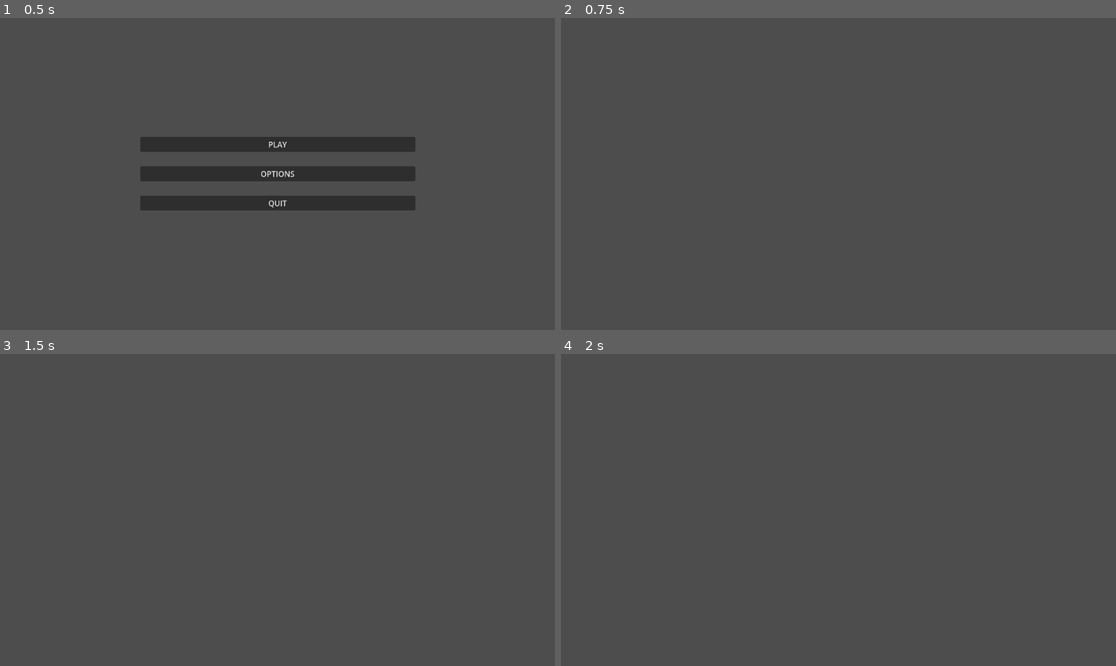
Above: before the commit, frames 1-4 (two rows, left to right).
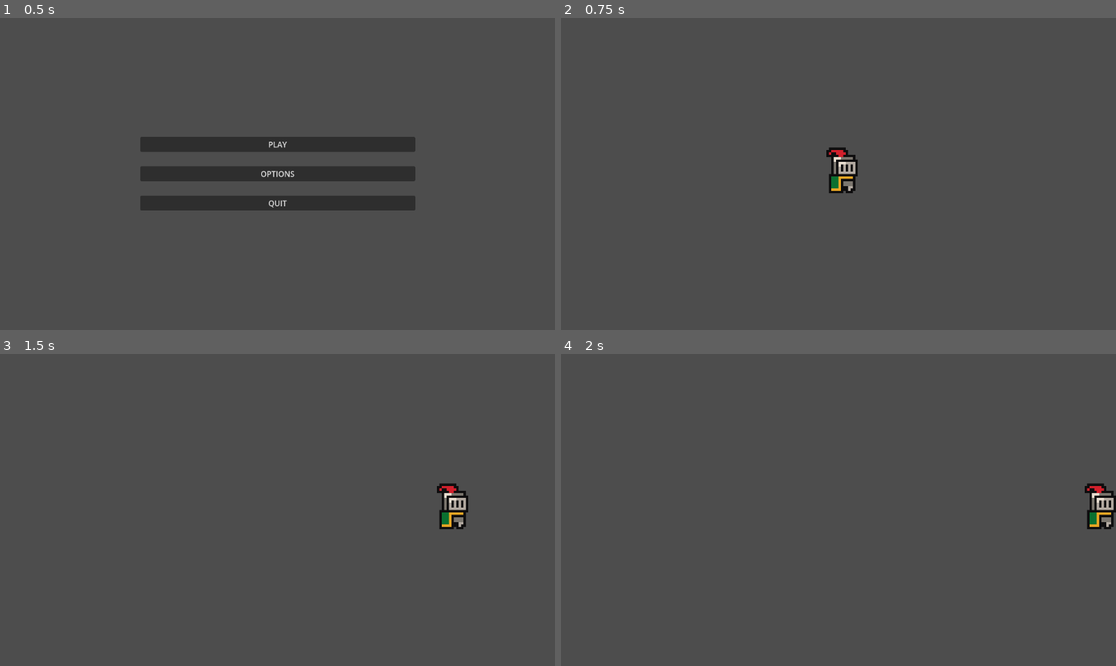
Above: after the commit, the same moments.

Repository: Pomalec/Wild-and-proud-jam
Game: Godot game, scene res://Scenes/menu.tscn
Same seed, same stepped clock (60 frames per second), same inputs: the game is played once before the commit and once after it.
Inputs:
- Up to frame 1 (0.5 s): no input
- Up to frame 2 (0.75 s): click "PLAY" at 0.5 s
- Up to frame 3 (1.5 s): tap Enter (ui_accept) at 1.25 s; hold D (move_right, bound only after the commit) from 1.28 s (still down)
- Up to frame 4 (2 s): keep holding D (move_right, bound only after the commit); tap Enter (ui_accept) at 1.52 s

Frame 1 is identical in both runs. In frame 2, 0.7% of the frame differs, in the area x 47-54%, y 41-57%; in frame 3, 0.7%; in frame 4, 0.7%, in the area x 94-100%, y 41-57%.

Commit message:
adding some assests and player mov

Diff:
--- /dev/null
+++ b/Player.gd
@@ -0,0 +1,15 @@
+extends CharacterBody2D
+
+
+const SPEED = 300.0
+const JUMP_VELOCITY = -400.0
+
+# Get the gravity from the project settings to be synced with RigidBody nodes.
+
+
+
+func _physics_process(delta):
+	var direction = Input.get_vector("move_left","move_right","move_up","move_down")
+	velocity = direction * 600
+
+	move_and_slide()
--- a/firstscene.tscn
+++ b/firstscene.tscn
@@ -1,3 +1,11 @@
-[gd_scene format=3 uid="uid://c5xr6c13fxi8g"]
+[gd_scene load_steps=2 format=3 uid="uid://c5xr6c13fxi8g"]
+
+[ext_resource type="PackedScene" uid="uid://cd58773jd7sks" path="res://scenes/player.tscn" id="1_cc5r5"]
 
 [node name="Node2D" type="Node2D"]
+
+[node name="Player" parent="." instance=ExtResource("1_cc5r5")]
+
+[node name="Camera2D" type="Camera2D" parent="Player"]
+zoom = Vector2(5, 5)
+position_smoothing_enabled = true
--- a/project.godot
+++ b/project.godot
@@ -23,6 +23,30 @@
 
 project/assembly_name="Wild and proud jam"
 
+[input]
+
+move_down={
+"deadzone": 0.5,
+"events": [Object(InputEventKey,"resource_local_to_scene":false,"resource_name":"","device":-1,"window_id":0,"alt_pressed":false,"shift_pressed":false,"ctrl_pressed":false,"meta_pressed":false,"pressed":false,"keycode":0,"physical_keycode":83,"key_label":0,"unicode":115,"echo":false,"script":null)
+]
+}
+move_up={
+"deadzone": 0.5,
+"events": [Object(InputEventKey,"resource_local_to_scene":false,"resource_name":"","device":-1,"window_id":0,"alt_pressed":false,"shift_pressed":false,"ctrl_pressed":false,"meta_pressed":false,"pressed":false,"keycode":0,"physical_keycode":87,"key_label":0,"unicode":119,"echo":false,"script":null)
+]
+}
+move_right={
+"deadzone": 0.5,
+"events": [Object(InputEventKey,"resource_local_to_scene":false,"resource_name":"","device":-1,"window_id":0,"alt_pressed":false,"shift_pressed":false,"ctrl_pressed":false,"meta_pressed":false,"pressed":false,"keycode":0,"physical_keycode":68,"key_label":0,"unicode":100,"echo":false,"script":null)
+]
+}
+move_left={
+"deadzone": 0.5,
+"events": [Object(InputEventKey,"resource_local_to_scene":false,"resource_name":"","device":-1,"window_id":0,"alt_pressed":false,"shift_pressed":false,"ctrl_pressed":false,"meta_pressed":false,"pressed":false,"keycode":0,"physical_keycode":65,"key_label":0,"unicode":97,"echo":false,"script":null)
+]
+}
+
 [rendering]
 
+textures/canvas_textures/default_texture_filter=0
 renderer/rendering_method="gl_compatibility"
--- /dev/null
+++ b/scenes/player.tscn
@@ -0,0 +1,54 @@
+[gd_scene load_steps=9 format=3 uid="uid://cd58773jd7sks"]
+
+[ext_resource type="Script" path="res://Player.gd" id="1_n2oja"]
+[ext_resource type="Texture2D" uid="uid://yg5lchatnpbb" path="res://assets/sprites/knight.png" id="2_50rk8"]
+
+[sub_resource type="CircleShape2D" id="CircleShape2D_bumtw"]
+
+[sub_resource type="AtlasTexture" id="AtlasTexture_gujrg"]
+atlas = ExtResource("2_50rk8")
+region = Rect2(0, 0, 32, 32)
+
+[sub_resource type="AtlasTexture" id="AtlasTexture_3qooy"]
+atlas = ExtResource("2_50rk8")
+region = Rect2(32, 0, 32, 32)
+
+[sub_resource type="AtlasTexture" id="AtlasTexture_w7fgx"]
+atlas = ExtResource("2_50rk8")
+region = Rect2(64, 0, 32, 32)
+
+[sub_resource type="AtlasTexture" id="AtlasTexture_5intb"]
+atlas = ExtResource("2_50rk8")
+region = Rect2(96, 0, 32, 32)
+
+[sub_resource type="SpriteFrames" id="SpriteFrames_2knut"]
+animations = [{
+"frames": [{
+"duration": 1.0,
+"texture": SubResource("AtlasTexture_gujrg")
+}, {
+"duration": 1.0,
+"texture": SubResource("AtlasTexture_3qooy")
+}, {
+"duration": 1.0,
+"texture": SubResource("AtlasTexture_w7fgx")
+}, {
+"duration": 1.0,
+"texture": SubResource("AtlasTexture_5intb")
+}],
+"loop": true,
+"name": &"default",
+"speed": 10.0
+}]
+
+[node name="Player" type="CharacterBody2D"]
+script = ExtResource("1_n2oja")
+
+[node name="CollisionShape2D" type="CollisionShape2D" parent="."]
+position = Vector2(1, -1)
+shape = SubResource("CircleShape2D_bumtw")
+
+[node name="AnimatedSprite2D" type="AnimatedSprite2D" parent="."]
+position = Vector2(2, -4)
+sprite_frames = SubResource("SpriteFrames_2knut")
+frame_progress = 0.448028
Binary file added: assets/fonts/PixelOperator8-Bold.ttf
Not shown, added: assets/fonts/PixelOperator8-Bold.ttf.import
Binary file added: assets/fonts/PixelOperator8.ttf
Not shown, added: assets/fonts/PixelOperator8.ttf.import
Not shown, added: assets/music/time_for_adventure.mp3.import
Not shown, added: assets/sounds/coin.wav.import
Not shown, added: assets/sounds/explosion.wav.import
Not shown, added: assets/sounds/hurt.wav.import
Not shown, added: assets/sounds/jump.wav.import
Not shown, added: assets/sounds/power_up.wav.import
Not shown, added: assets/sounds/tap.wav.import
Binary file added: assets/sprites/coin.png
(and 20 more such lines)
